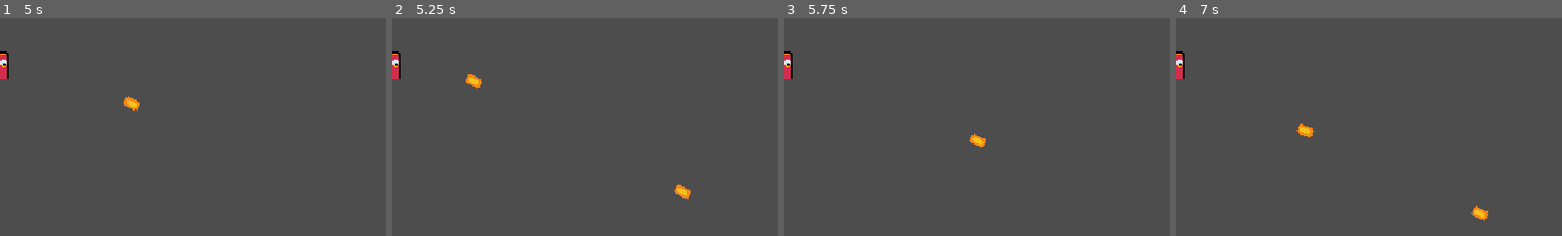
Above: before the commit, frames 1-4 (left to right).
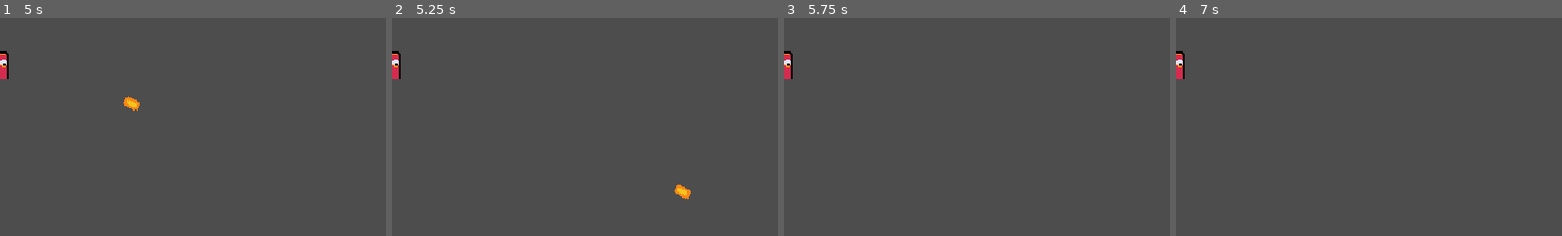
Above: after the commit, the same moments.

Repository: bartoszcholewa/2d-multiplayer-course
Game: Godot game, scene res://ui/main_menu/main_menu.tscn
Two runs of this game, one before a commit and one after it. Both use one fixed random seed, a clock stepped at 60 frames per second and the inputs below.
Inputs (mouse positions are % of the whole screen's width and height, from its top left):
- Up to frame 1 (5 s): tap Enter at 0.5 s; move the mouse to (72, 45) at 0.52 s; press the mouse at (72, 45) at 0.53 s; hold D (move_right) 0.53-1.25 s; release the mouse at (72, 45) at 1.25 s; click "Host" at 1.25 s; tap Space at 2 s; move the mouse to (30, 55) at 2.02 s; hold S (move_down) 2.03-2.78 s; click (30, 55) at 2.1 s; move the mouse to (60, 28) at 2.77 s; press the mouse at (60, 28) at 2.78 s; hold D (move_right) 2.78-3.53 s; move the mouse to (45, 70) at 3.52 s; release the mouse at (45, 70) at 3.53 s; hold W (move_up) 3.53-4.28 s; click (45, 70) at 3.6 s; move the mouse to (80, 65) at 4.27 s; press the mouse at (80, 65) at 4.28 s; hold A (move_left) from 4.28 s (still down)
- Up to frame 2 (5.25 s): keep holding A (move_left); move the mouse to (20, 35) at 5.02 s; release the mouse at (20, 35) at 5.03 s; click (20, 35) at 5.1 s
- Up to frame 3 (5.75 s): keep holding A (move_left)
- Up to frame 4 (7 s): move the mouse to (55, 50) at 5.77 s; release A (move_left) at 5.78 s; press the mouse at (55, 50) at 5.78 s; hold S (move_down) 5.78-6.53 s; move the mouse to (35, 25) at 6.52 s; release the mouse at (35, 25) at 6.53 s; hold D (move_right) from 6.53 s (still down); click (35, 25) at 6.6 s
The pictures show only the part of the screen within x 49-99%, y 32-82%; the shares and areas given below are measured in that part.

Frame 1 is identical in both runs. In frame 2, 0.2% of the frame differs, in the area x 19-24%, y 25-33%; in frame 3, 0.2%; in frame 4, 0.3%, in the area x 31-81%, y 48-93%.

Commit message:
Lesson 17 - Bullet Collision

Diff:
--- a/entities/bullet/bullet.gd
+++ b/entities/bullet/bullet.gd
@@ -19,6 +19,9 @@
 	direction = bullet_direction
 	rotation = direction.angle()
 
+func register_collision() -> void:
+	queue_free()
+
 func _on_life_timer_timeout() -> void:
 	# Remove bullet node from server
 	if is_multiplayer_authority():
--- a/entities/bullet/bullet.tscn
+++ b/entities/bullet/bullet.tscn
@@ -14,6 +14,8 @@
 properties/2/spawn = true
 properties/2/replication_mode = 0
 
+[sub_resource type="CircleShape2D" id="CircleShape2D_2kyv7"]
+
 [node name="Bullet" type="Node2D"]
 script = ExtResource("1_2kyv7")
 
@@ -25,5 +27,12 @@
 one_shot = true
 autostart = true
 
+[node name="Area2D" type="Area2D" parent="."]
+collision_layer = 256
+collision_mask = 0
+
+[node name="CollisionShape2D" type="CollisionShape2D" parent="Area2D"]
+shape = SubResource("CircleShape2D_2kyv7")
+
 [node name="Sprite2D" type="Sprite2D" parent="."]
 texture = ExtResource("1_78c8h")
--- /dev/null
+++ b/entities/enemy/enemy.gd
@@ -0,0 +1,17 @@
+extends CharacterBody2D
+
+@onready var area_2d: Area2D = $Area2D
+
+
+func _ready() -> void:
+	area_2d.area_entered.connect(_on_area_entered)
+
+
+func _on_area_entered(other_area: Area2D) -> void:
+	if not is_multiplayer_authority():
+		return
+
+	if other_area.owner is Bullet:
+		var bullet: Bullet = other_area.owner
+		bullet.register_collision()
+		print("collision")
--- a/entities/enemy/enemy.tscn
+++ b/entities/enemy/enemy.tscn
@@ -1,11 +1,24 @@
-[gd_scene load_steps=3 format=3 uid="uid://c7u2ej7yguwy6"]
+[gd_scene load_steps=5 format=3 uid="uid://c7u2ej7yguwy6"]
 
+[ext_resource type="Script" uid="uid://t500v1ev45r0" path="res://entities/enemy/enemy.gd" id="1_im2q6"]
 [ext_resource type="Texture2D" uid="uid://fyfeolf3qari" path="res://entities/enemy/enemy_medium.png" id="1_ksmh7"]
+
+[sub_resource type="RectangleShape2D" id="RectangleShape2D_ksmh7"]
+size = Vector2(16, 24)
 
 [sub_resource type="CircleShape2D" id="CircleShape2D_ksmh7"]
 radius = 4.0
 
 [node name="Enemy" type="CharacterBody2D"]
+script = ExtResource("1_im2q6")
+
+[node name="Area2D" type="Area2D" parent="."]
+position = Vector2(0, -12)
+collision_layer = 0
+collision_mask = 256
+
+[node name="CollisionShape2D" type="CollisionShape2D" parent="Area2D"]
+shape = SubResource("RectangleShape2D_ksmh7")
 
 [node name="Sprite2D" type="Sprite2D" parent="."]
 texture = ExtResource("1_ksmh7")
--- a/project.godot
+++ b/project.godot
@@ -84,6 +84,10 @@
 ]
 }
 
+[layer_names]
+
+2d_physics/layer_9="Bullet"
+
 [rendering]
 
 textures/canvas_textures/default_texture_filter=0
Not shown: 1 places in entities/bullet/bullet.tscn that only renumber resources
Not shown, added: entities/enemy/enemy.gd.uid
